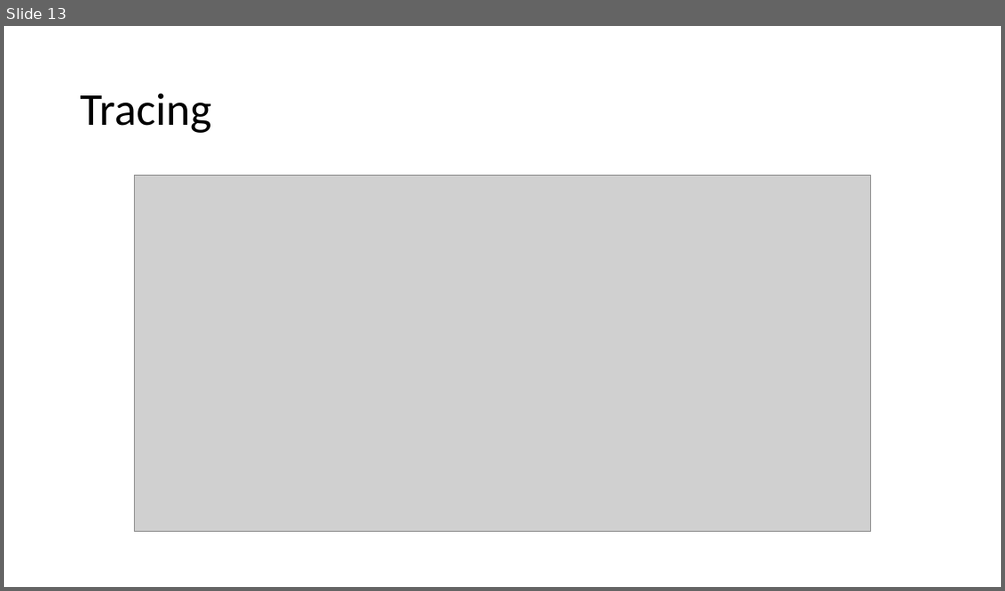
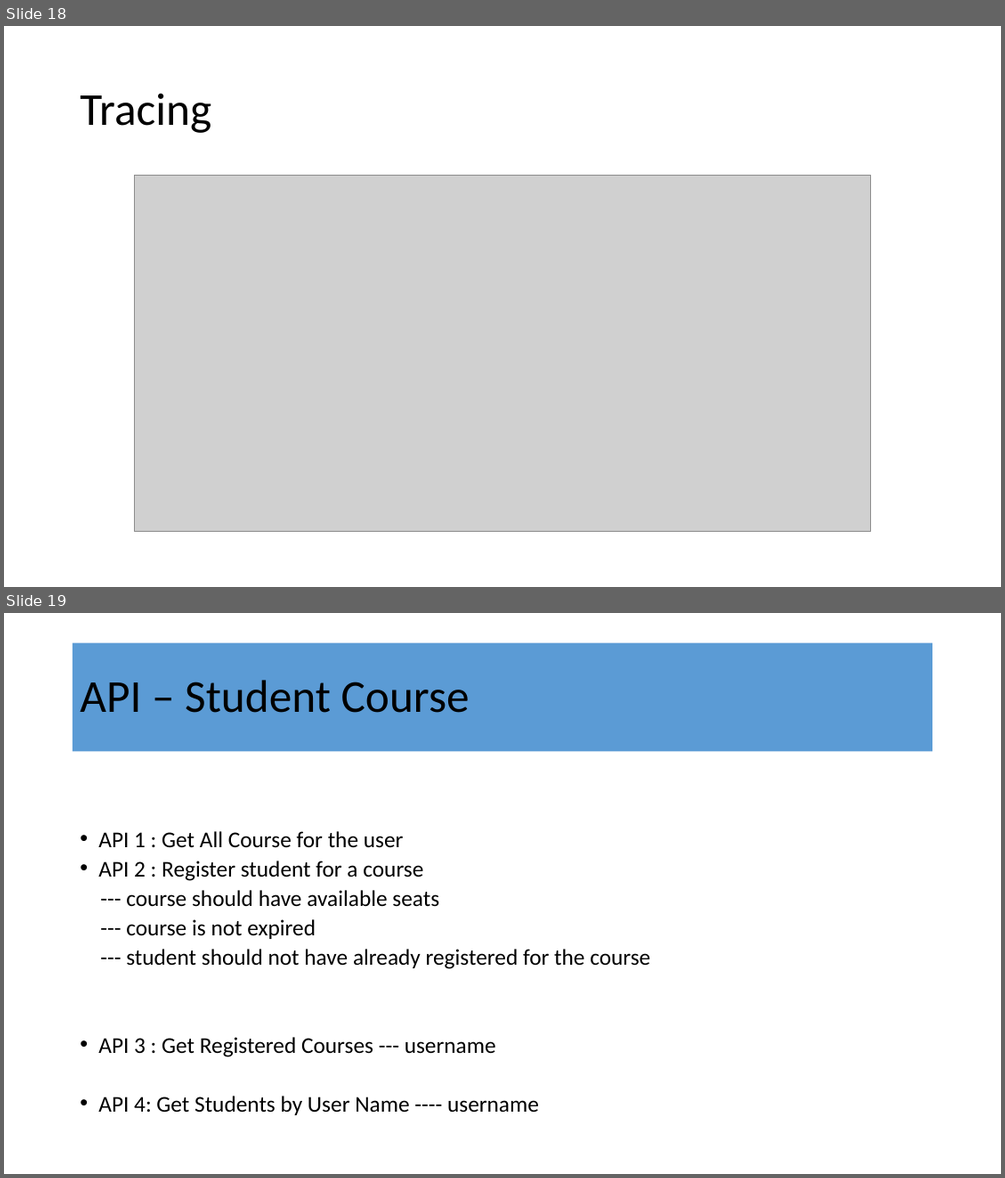
Before and after one commit to ajeetsinghs/SpringBootTutorial, a slide deck: Spring Cloud.pptx. Shown one above the other, each under a label of ours: slide 13 before the commit, slides 18 and 19 after it. The pictures are 1005x591 and 1005x1178 pixels, drawn with LibreOffice and Linux fonts; fonts in the diff are those of the drawing; grey boxes stand for pictures. Boxes give left, top, right and bottom in pixels: in the first picture for what was removed or moved away, otherwise in the second. Text is boxed around its words. In the diff, an @@ line names an element or a change of style, - is before the commit and + after.

```diff
--- a/Spring Cloud.pptx
+++ b/Spring Cloud.pptx
@@ slide 19 added at (4,613,1001,1174), background #FFFFFF @@
@@ title added at (73,643,933,751), fill #5B9BD5, 44 pt, text #000000 @@
+API – Student Course
@@ text added at (98,831,650,1115), 21.7 pt, text #000000 @@
+• API 1 : Get All Course for the user
+• API 2 : Register student for a course
+--- course should have available seats
+--- course is not expired
+--- student should not have already registered for the course
+• API 3 : Get Registered Courses --- username
+• API 4: Get Students by User Name ---- username
@@ what was slide 13 is now slide 18 @@
```
Also in this commit, not shown: 1 slide changed, 6 other slides added, 2 slides removed.
